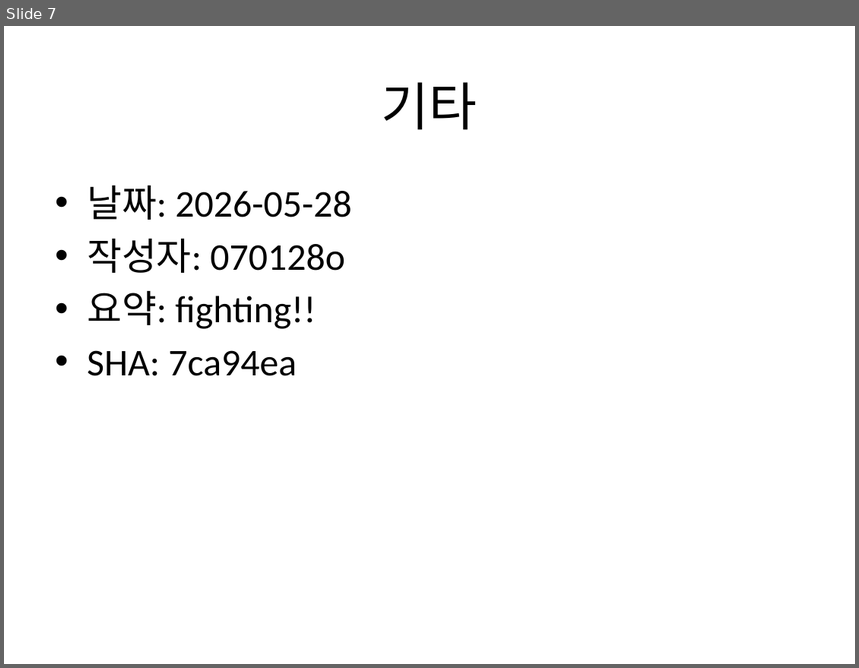
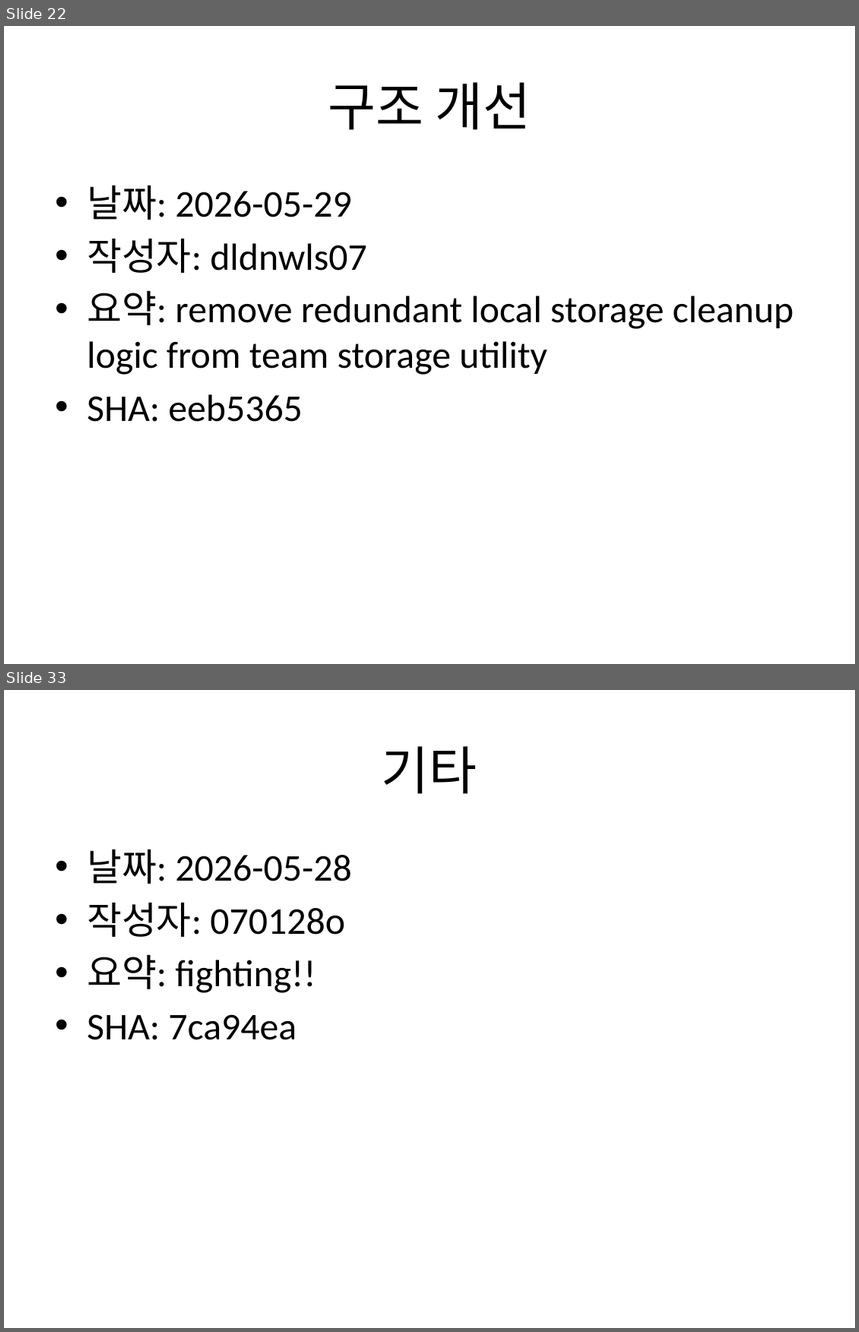
Before and after one commit to Jongwoo0101/worksight-commit-bot, a slide deck: data/commit_report.pptx. Shown one above the other, each under a label of ours: slide 7 before the commit, slides 22 and 33 after it; the slides between them are not shown. The pictures are 859x668 and 859x1332 pixels, drawn with LibreOffice and Linux fonts; fonts in the diff are those of the drawing. Boxes give left, top, right and bottom in pixels: in the first picture for what was removed or moved away, otherwise in the second. Text is boxed around its words. In the diff, an @@ line names an element or a change of style, - is before the commit and + after.

Commit message:
feat: target repo 신규 커밋 40건 반영 - docs: 새 브렌치 변경사항 기준 기존 브랜치와의 통합 - docs 디렉토리 내의 3 영역 (프론트, 백, ai)에 새 브랜치 (docs/specifications)와 통합 작성자: 원종우 코드: 198679d - chore: remove obsolete documentation and project planning files 작성자: dldnwls07 코드: c7a438b - Merge pull request #9 from Jongwoo0101/chat_frontend
Refactor: 팀 도메인 독립 구조(Team Entity) 개편 및 전역 예외/웹소켓 인증 고도화 작성자: dldnwls07 코드: ff38b94
- chore: 불필요한 파일 삭제 작성자: 원종우 코드: 80c2ce6
- refactor(member): MemberService 팀 구조 연동 및 WebSocket 트랜잭션 동기화

- 초대 코드 생성(generateInviteCode) 및 팀 합류(joinTeam) 로직을 기존 managerId 기반에서 Team 엔티티 기반으로 개편
- 팀 합류 시 발송되는 WebSocket 알림을 TransactionSynchronizationManager.afterCommit() 단계로 지연시켜, DB 트랜잭션 롤백 시 잘못된 알림이 발송되는 버그 수정
- 로그인 로직의 예외 메시지를 통일하여 사용자 열거(User Enumeration) 공격 방어 작성자: 원종우 코드: 750d0e3

```diff
--- a/data/commit_report.pptx
+++ b/data/commit_report.pptx
@@ slide 22 added at [4,26,855,664], background #FFFFFF @@
@@ title added at [328,82,531,130], 44 pt, text #000000 @@
+구조 개선
@@ text added at [87,186,794,422], 32 pt, text #000000 @@
+• 날짜: 2026-05-29
+• 작성자: dldnwls07
+• 요약: remove redundant local storage cleanup logic from team storage utility
+• SHA: eeb5365
@@ what was slide 7 is now slide 33 @@
```
Also in this commit, not shown: 2 slides changed, 39 other slides added, 2 other files.
